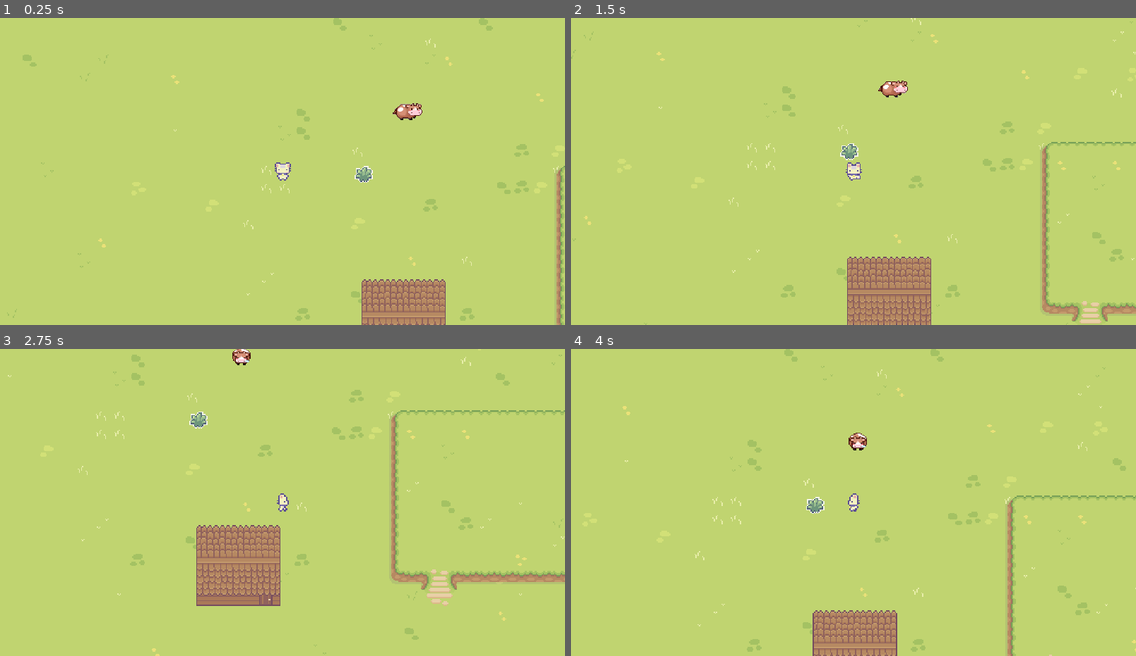
Above: before the commit, frames 1-4 (two rows, left to right).
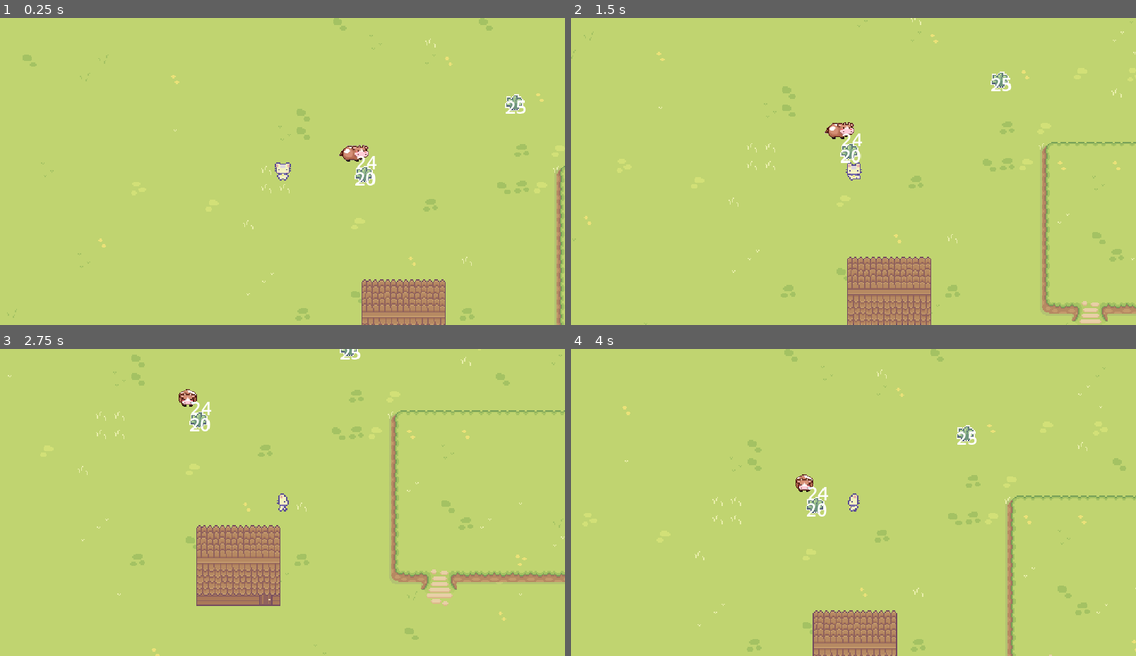
Above: after the commit, the same moments.

Repository: cncarey/GodotGameTest
Game: Godot game, scene res://Scene/main.tscn
The game is run twice, just before and just after one commit, with the same random seed, the same clock (stepped at 60 frames per second) and the same inputs.
Inputs:
- Up to frame 1 (0.25 s): no input
- Up to frame 2 (1.5 s): hold Right (right) 0.53-1.28 s; hold Down (down) from 1.28 s (still down)
- Up to frame 3 (2.75 s): release Down (down) at 2.03 s; hold Right (right) from 2.03 s (still down)
- Up to frame 4 (4 s): release Right (right) at 2.78 s; hold Up (up) 2.78-3.53 s; hold Left (left) from 3.53 s (still down)

The runs differ from the first frame. In frame 1, 0.7% of the frame differs, in the area x 60-94%, y 24-55%; in frame 2, 0.7%; in frame 3, 0.5%; in frame 4, 0.6%.

Commit message:
#7 have cow eat when they collide with shrubs
#7 if the cow hits a shrub then they exchange in relation to how much food is available and how full the cow is

Diff:
--- a/TG_Gdot/Characters/cow.gd
+++ b/TG_Gdot/Characters/cow.gd
@@ -2,9 +2,17 @@
 
 enum CowState {Idle, Walk, Lick}
 
+var isAnimal : bool = true
+var RemainingHunger: float = 20 : set = _setRemainingtHunger
+var MaxHunger: float = 30
+
+
+@export var eatSpeed: float = 5
 @export var moveSpeed: float = 20;
 @export var idleTime: float = 5;
 @export var walkTime: float = 2;
+@export var hungerTime: float = 10;
+
 
 #figure out how to make this global so i don't need it everywhere
 var walk : StringName = "Walk"
@@ -13,7 +21,9 @@
 @onready var animationTree = $AnimationTree
 @onready var animationMode = animationTree.get("parameters/playback")
 @onready var sprite = $BrownCow
-@onready var timer = $Timer
+@onready var timer = $MoveTimer
+@onready var hungerTimer = $HungerTimer
+@onready var hungerLabel = $HungerLabel
 
 var moveDirection : Vector2 = Vector2.ZERO
 var currentState : CowState = CowState.Idle
@@ -21,6 +31,11 @@
 func _ready():
 	selectNewDirection()
 	pickNewState()
+	_on_hunger_timer_timeout()
+
+func _setRemainingtHunger(x : float):
+	RemainingHunger = x
+	hungerLabel.text = str(x)
 
 func _physics_process(delta):
 	if currentState == CowState.Walk:
@@ -46,6 +61,9 @@
 			animationMode.travel(idle)
 			currentState = CowState.Idle
 			timer.start(idleTime)
+	#TODO when we finish path finding add in
+	#	  animations for eating the grass
+	#TODO if we are near water do a the licking animation
 
 func _on_timer_timeout():
 	pickNewState()
@@ -59,3 +77,22 @@
 
 func pathFinding():
 	pass #add functionaity so that a cow will go to
+
+
+func _on_hunger_timer_timeout():
+	if RemainingHunger > 0:
+		#reduce the hunger
+		RemainingHunger -= 1
+		pass
+
+	if RemainingHunger > 15:
+		pass #hide the hunger warning
+	elif RemainingHunger <= 15 && RemainingHunger >= 5:
+		pass # show the hunger warning
+	elif RemainingHunger < 5:
+		pass # show death warning
+	else:
+		pass # TODO remove the cow from the scene
+	# and play death cut scene
+
+	hungerTimer.start(hungerTime)
--- a/TG_Gdot/Characters/cow.tscn
+++ b/TG_Gdot/Characters/cow.tscn
@@ -225,6 +225,13 @@
 parameters/Idle/blend_position = Vector2(-0.00479233, -0.973545)
 parameters/Walk/blend_position = Vector2(0, 0)
 
-[node name="Timer" type="Timer" parent="."]
-
-[connection signal="timeout" from="Timer" to="." method="_on_timer_timeout"]
+[node name="MoveTimer" type="Timer" parent="."]
+
+[node name="HungerTimer" type="Timer" parent="."]
+
+[node name="HungerLabel" type="RichTextLabel" parent="."]
+offset_right = 42.0
+offset_bottom = 30.0
+
+[connection signal="timeout" from="MoveTimer" to="." method="_on_timer_timeout"]
+[connection signal="timeout" from="HungerTimer" to="." method="_on_hunger_timer_timeout"]
--- a/TG_Gdot/Objects/Classes/Consumable.gd
+++ b/TG_Gdot/Objects/Classes/Consumable.gd
@@ -2,5 +2,7 @@
 
 class_name _consumable
 
-@export var StartHealth : int
-var remainingHealth : int
+@export var StartingHealth : int
+
+func _ready():
+	pass
--- a/TG_Gdot/Objects/Classes/item.gd
+++ b/TG_Gdot/Objects/Classes/item.gd
@@ -8,6 +8,9 @@
 @export var quanity : int
 @export var hoverText : StringName
 @export var hasGlow : bool
+@export var shape : Shape2D
+@export var hasCollision: bool
+@export var collisionRatio: float
 
 func addQuanity(q: int):
 	quanity += q
--- a/TG_Gdot/Objects/SproutFurniture/Grass.tres
+++ b/TG_Gdot/Objects/SproutFurniture/Grass.tres
@@ -7,11 +7,16 @@
 atlas = ExtResource("1_oc6j1")
 region = Rect2(48, 0, 16, 15)
 
+[sub_resource type="CircleShape2D" id="CircleShape2D_lulbi"]
+
 [resource]
 script = ExtResource("2_qnr6p")
-StartHealth = 20
-itemName = &""
+StartingHealth = 25
+itemName = &"Grass"
 itemTexture = SubResource("AtlasTexture_1hlgy")
 quanity = 1
-hoverText = &""
-hasGlow = false
+hoverText = &"spawn for the cows to eat"
+hasGlow = true
+shape = SubResource("CircleShape2D_lulbi")
+hasCollision = false
+collisionRatio = 0.0
--- a/TG_Gdot/Objects/SproutFurniture/ItemSprite.gd
+++ b/TG_Gdot/Objects/SproutFurniture/ItemSprite.gd
@@ -2,12 +2,39 @@
 
 extends TextureRect
 
+signal pickUpItem(item, body, label, istouching)
+
+@export var HealthRemaining: float
+
+var id : float
 @export var item : _item : set = _setItem
 
 @onready var label = $rtl_quantity
+@onready var rb2 = $RigidBody2D
+@onready var colShape = $RigidBody2D/CollisionShape2D
+@onready var areaShare = $RigidBody2D/Area2D/CollisionShape2D
 
 func _ready():
-	#label.text = str(item.getQuanity())
+	#check if we have a collision and disable it if we don't need it
+
+	var v2 = item.getTexture().region.size
+	var s = RectangleShape2D.new()
+	s.size = v2 * .5 #change to ratio
+	colShape.shape = s
+	colShape.global_position = self.global_position
+
+	var c = CircleShape2D.new()
+	if(v2.x >= v2.y):
+		c.radius = v2.x * 2
+	else:
+		c.radius = v2.y * v2
+
+	areaShare.shape = c
+
+	if "StartingHealth" in item:
+		HealthRemaining = item.StartingHealth
+		label.text = str(HealthRemaining)
+	label.visible = true;
 	pass
 
 func addQuanity(q : int):
@@ -15,4 +42,24 @@
 
 func _setItem(newItem : _item):
 	item = newItem
+	#if "remainingHealth" in item:
+	#	self.HealthRemaining = item.remainingHealth
+	#	label.text = str(HealthRemaining)
 	self.texture = item.getTexture()
+
+func _on_area_2d_body_shape_entered(body_rid, body, body_shape_index, local_shape_index):
+
+	var player := body as CharacterBody2D
+
+	if player :
+		print("entered area 2d by player") #TODO which player
+		print (body)
+		label.visible = true;
+		pickUpItem.emit(self, body, label, true)
+	else :
+		pass # Replace with function body.
+
+func _on_area_2d_body_shape_exited(body_rid, body, body_shape_index, local_shape_index):
+	label.text = str(HealthRemaining)
+	pickUpItem.emit(self, body, label, false)
+	pass # Replace with function body.
--- a/TG_Gdot/Objects/SproutFurniture/ItemSprite.tscn
+++ b/TG_Gdot/Objects/SproutFurniture/ItemSprite.tscn
@@ -16,3 +16,16 @@
 layout_mode = 0
 offset_right = 40.0
 offset_bottom = 40.0
+
+[node name="RigidBody2D" type="RigidBody2D" parent="."]
+freeze = true
+
+[node name="CollisionShape2D" type="CollisionShape2D" parent="RigidBody2D"]
+
+[node name="Area2D" type="Area2D" parent="RigidBody2D"]
+
+[node name="CollisionShape2D" type="CollisionShape2D" parent="RigidBody2D/Area2D"]
+
+[connection signal="body_entered" from="RigidBody2D" to="." method="_on_rigid_body_2d_body_entered"]
+[connection signal="body_shape_entered" from="RigidBody2D/Area2D" to="." method="_on_area_2d_body_shape_entered"]
+[connection signal="body_shape_exited" from="RigidBody2D/Area2D" to="." method="_on_area_2d_body_shape_exited"]
--- a/TG_Gdot/Scene/main.gd
+++ b/TG_Gdot/Scene/main.gd
@@ -1,13 +1,80 @@
 extends Node2D
 
 @onready var sprite = $PlayerCat
+@onready var shrubsTimer = $shrubsTimer
+@onready var starterShrub1 = $ItemSprite
+@onready var starterShrub2 = $ItemSprite2
+
+var shrubTime = 8;
+var shrub = preload("res://Objects/SproutFurniture/ItemSprite.tscn")
+var shrubTexture = preload("res://Objects/SproutFurniture/Grass.tres")
 
 func _ready():
 	if Global.lastLocation.has(Global.sceneMain):
 		sprite.position = Global.lastLocation.get(Global.sceneMain)
+	if Global.shrubs.is_empty() == false:
+		for key in Global.shrubs:
+			print(Global.shrubs[key])
+			var s = newShrub(Global.shrubs[key].location)
+			s.pickUpItem.connect(_on_item_sprite_pick_up_item)
+			add_child(s)
 
+		#these are just placeholders
+		remove_child(starterShrub1)
+		remove_child(starterShrub2)
+	else:
+		Global.addShrub(starterShrub1)
+		Global.addShrub(starterShrub2)
+	shrubsTimer.start(shrubTime);
 
 
 func _on_timer_timeout():
+	var spawnedShrub = newShrub(Vector2(randi_range(-250, 250), randi_range(-250, 250)))
+	spawnedShrub.pickUpItem.connect(_on_item_sprite_pick_up_item)
+	add_child(spawnedShrub)
+	Global.addShrub(spawnedShrub)
+	shrubsTimer.start(shrubTime)
 	#spawn more grass in a random spot
 	pass # Replace with function body.
+
+func newShrub(loc: Vector2):
+	var spawnedShrub = shrub.instantiate();
+	spawnedShrub.item = shrubTexture
+	spawnedShrub.position = loc
+	return spawnedShrub
+
+func _on_item_sprite_pick_up_item(item, body, label, isTouching):
+	print("hit in the main")
+	print(item)
+	var player := body as CharacterBody2D
+	print("in emit")
+
+	if player :
+		if "isAnimal" in body && "RemainingHunger" in body && "MaxHunger" in body && "HealthRemaining" in item:
+			if isTouching == true && body.RemainingHunger < body.MaxHunger:
+				var maxEating = body.MaxHunger - body.RemainingHunger
+				var grassFed = 0
+				#if there is more shrub then hunger and maxEating < eatSpeed
+				#	grassFed = HealthRemaining -  maxEating
+				#if cow can eats more than healt add maxEating < eatSpeed
+				#   grassFed = maxEating - HealthRemaining
+				#
+				if maxEating < player.eatSpeed:
+					if item.HealthRemaining >= maxEating:
+						grassFed = maxEating
+					else:
+						grassFed = item.HealthRemaining
+				else :
+					grassFed = player.eatSpeed
+
+				item.HealthRemaining -= grassFed
+				player.RemainingHunger += grassFed
+
+				Global.updateShrub(item);
+
+				label.text = str(item.HealthRemaining)
+
+			pass
+		else:
+			pass #for now it's the player and we should add this to the inventory
+	pass # Replace with function body.
--- a/TG_Gdot/Scene/main.tscn
+++ b/TG_Gdot/Scene/main.tscn
@@ -891,7 +891,7 @@
 position = Vector2(54, 58)
 
 [node name="Cow" parent="." instance=ExtResource("8_gfb3x")]
-position = Vector2(165, 2)
+position = Vector2(118, 40)
 
 [node name="HouseDoor" type="Area2D" parent="."]
 script = ExtResource("9_idoru")
@@ -912,8 +912,15 @@
 offset_right = 125.0
 offset_bottom = 60.0
 
-[node name="Timer" type="Timer" parent="."]
+[node name="shrubsTimer" type="Timer" parent="."]
+
+[node name="ItemSprite2" parent="." instance=ExtResource("12_fgeeb")]
+offset_left = 257.0
+offset_top = -3.0
+offset_right = 257.0
+offset_bottom = -3.0
 
 [connection signal="body_entered" from="HouseDoor" to="HouseDoor" method="_on_body_entered"]
 [connection signal="body_exited" from="HouseDoor" to="HouseDoor" method="_on_body_exited"]
-[connection signal="timeout" from="Timer" to="." method="_on_timer_timeout"]
+[connection signal="pickUpItem" from="ItemSprite" to="." method="_on_item_sprite_pick_up_item"]
+[connection signal="timeout" from="shrubsTimer" to="." method="_on_timer_timeout"]
--- a/TG_Gdot/global.gd
+++ b/TG_Gdot/global.gd
@@ -4,7 +4,9 @@
 var sceneMain : StringName = "res://Scene/main.tscn"
 var sceneInside : StringName = "res://Scene/homeInside.tscn"
 
-var lastLocation : Dictionary = {};
+@onready var lastLocation : Dictionary = {};
+@onready var shrubs : Dictionary = {};
+@onready var cows : Dictionary = {};
 
 func _ready():
 	var root = get_tree().get_root()
@@ -21,6 +23,26 @@
 	# we can be sure that no code from the current scene is running:
 
 	call_deferred("_deferred_goto_scene", path)
+
+func addShrub(newShrub):
+	var maxId = 0
+	if shrubs.is_empty() == false:
+		maxId = shrubs.keys().max()
+
+	while shrubs.has(maxId):
+		maxId +=1
+
+	newShrub.id = maxId
+	shrubs[maxId] = {
+		"location" : newShrub.position,
+		"HealthRemaining" : newShrub.HealthRemaining
+	}
+
+func updateShrub(existingShrub):
+	shrubs[existingShrub.id] = {
+		"location" : existingShrub.position,
+		"HealthRemaining" : existingShrub.HealthRemaining
+	}
 
 func setLastLocation(path: StringName, location):
 	lastLocation[path] = location;
Not shown: 1 places in TG_Gdot/Objects/SproutFurniture/Grass.tres that only renumber resources
Not shown: 1 places in TG_Gdot/Objects/SproutFurniture/ItemSprite.tscn that only renumber resources
Not shown: 1 places in TG_Gdot/Scene/main.tscn that only renumber resources
